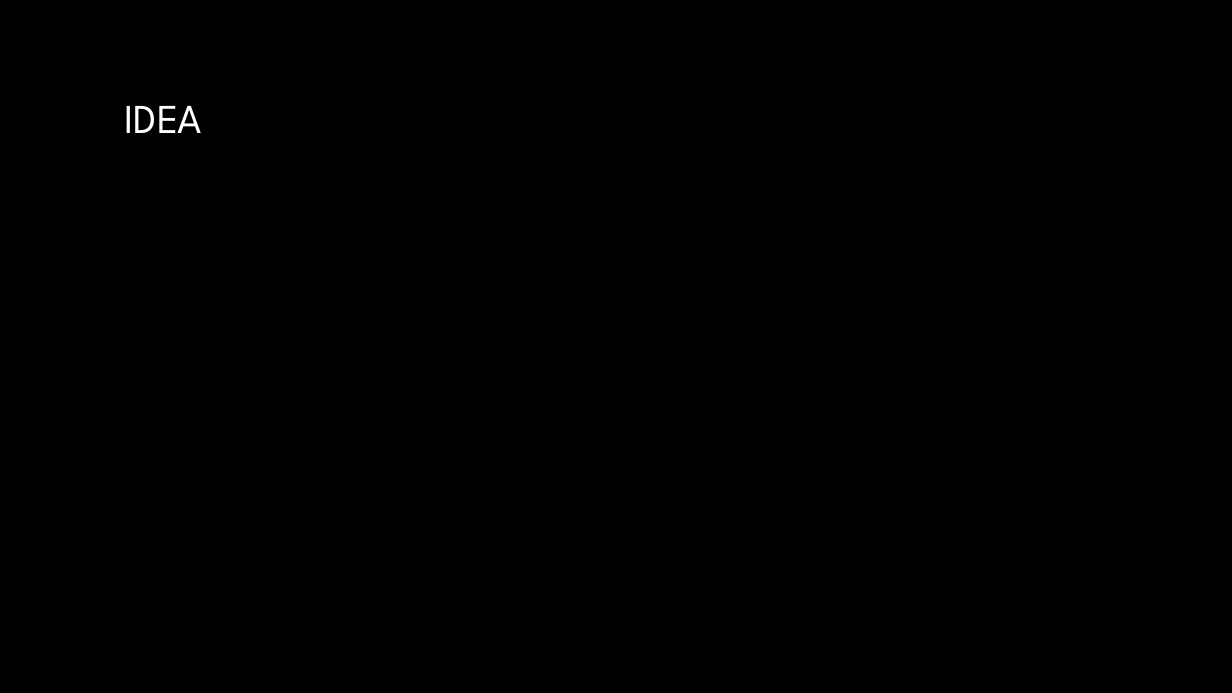
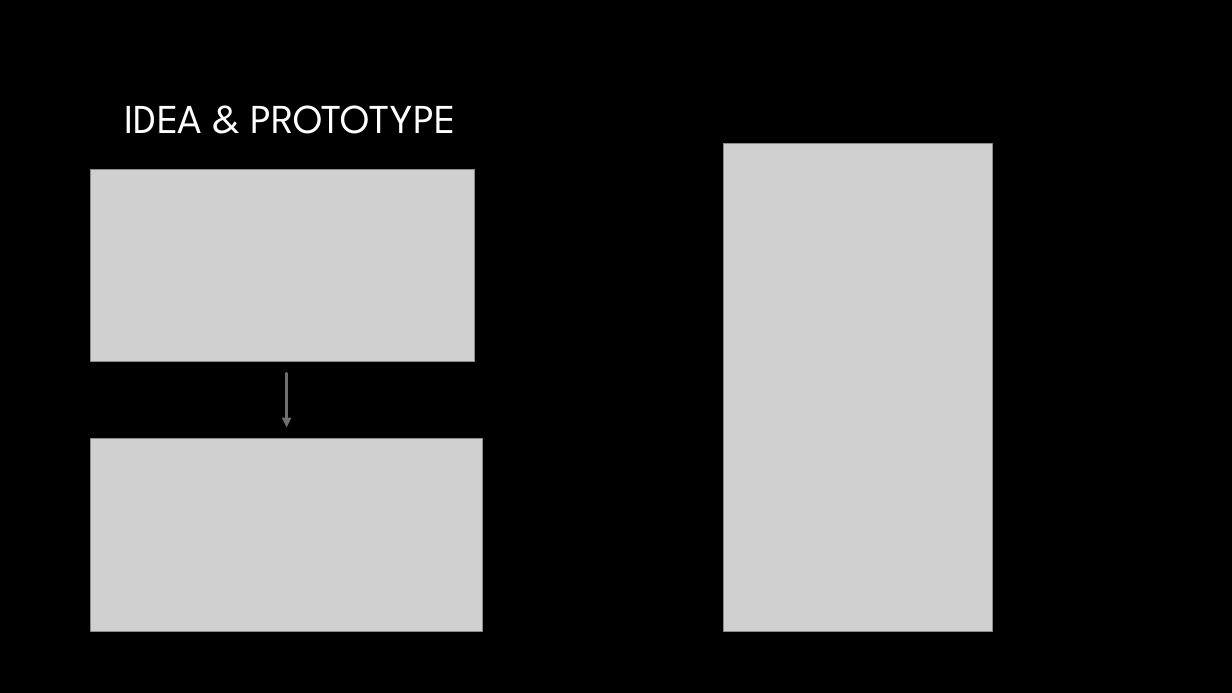
Before and after one commit to JohannesLadurner/CamerAscii, a slide deck: slide 3 of Presentation.pptx. Drawn at 1232x693 pixels with LibreOffice and Linux fonts; fonts in the diff are those of the drawing; grey boxes stand for pictures; background and template pictures are left out. Boxes give left, top, right and bottom in pixels: in the first picture for what was removed or moved away, otherwise in the second. Text is boxed around its words. In the diff, an @@ line names an element or a change of style, - is before the commit and + after.

```diff
--- a/Presentation.pptx
+++ b/Presentation.pptx
@@ title at [125,105,456,134]: text changed @@
-IDEA
+IDEA & PROTOTYPE
@@ picture added at [724,144,992,632] @@
@@ picture added at [91,169,474,361] @@
@@ arrow added from (287, 373) to (287, 427), #6F6F6F 2.5 pt @@
@@ picture added at [91,439,482,631] @@
```
Also in this commit, not shown: 1 other slide changed.
